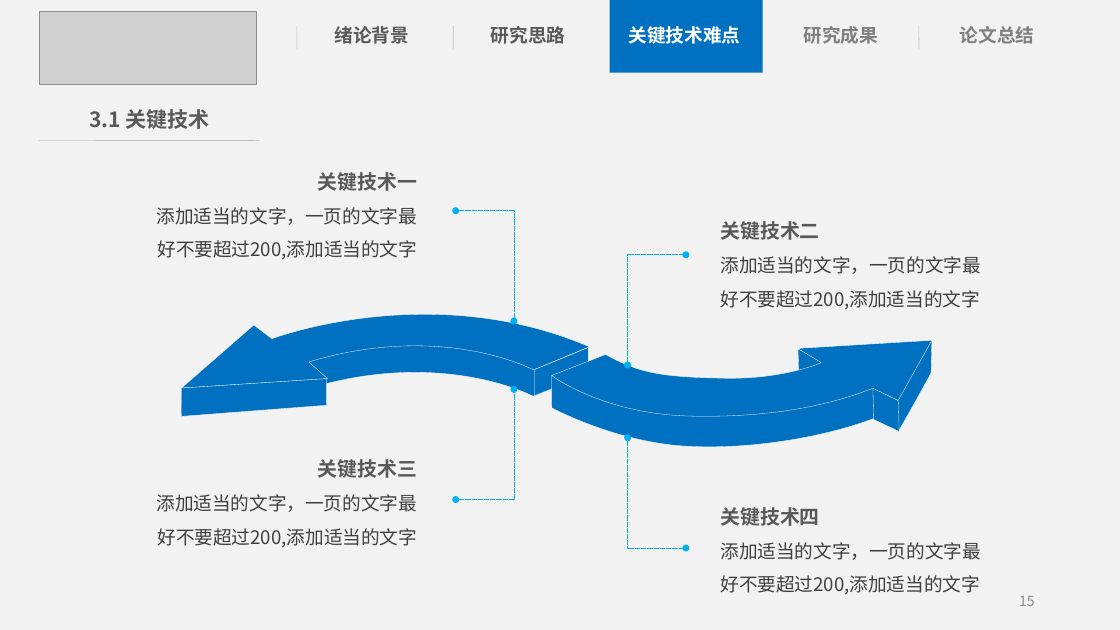
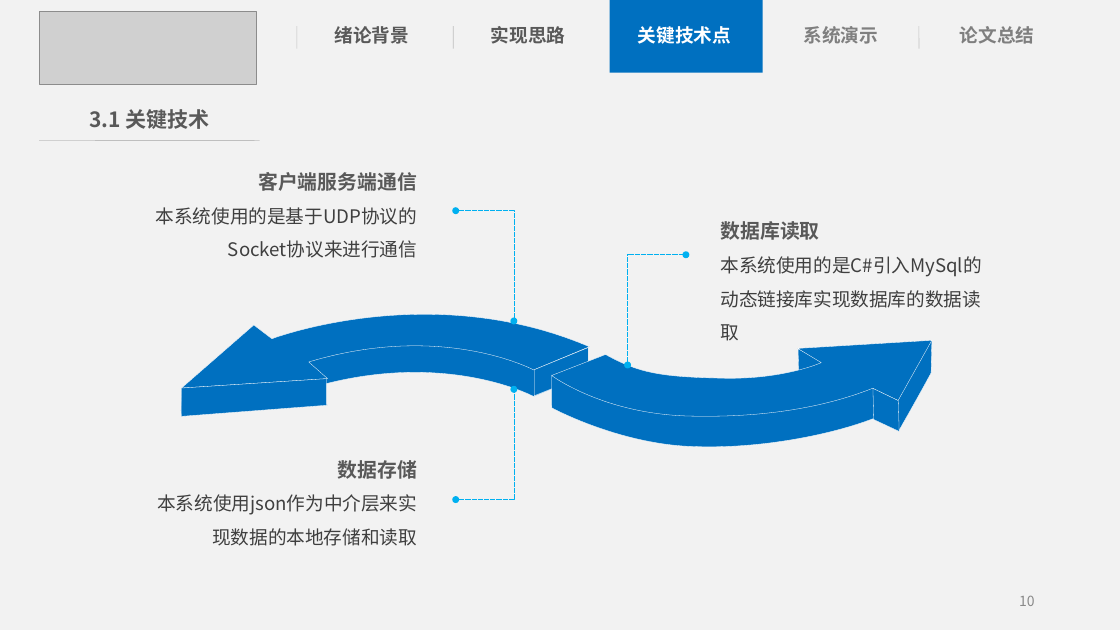
Before and after one commit to KIPKIPS/PocketCampusUnity, a slide deck: slide 10 of 基于Android的掌上校园APP开发答辩PPT.pptx (slide 15 before the commit). Drawn at 1120x630 pixels with LibreOffice and Linux fonts; fonts in the diff are those of the drawing; grey boxes stand for pictures. Boxes give left, top, right and bottom in pixels: in the first picture for what was removed or moved away, otherwise in the second. Text is boxed around its words. In the diff, an @@ line names an element or a change of style, - is before the commit and + after.

```diff
--- a/基于Android的掌上校园APP开发答辩PPT.pptx
+++ b/基于Android的掌上校园APP开发答辩PPT.pptx
@@ text at bbox=[491, 26, 565, 44]: text changed @@
-研究思路
+实现思路
@@ text at bbox=[638, 26, 731, 44]: text changed @@
-关键技术难点
+关键技术点
@@ text at bbox=[804, 26, 878, 44]: text changed @@
-研究成果
+系统演示
@@ text at bbox=[156, 172, 417, 225]: text changed @@
-关键技术一
-添加适当的文字，一页的文字最好不要超过200,添加适当的文字
+客户端服务端通信
+本系统使用的是基于UDP协议的Socket协议来进行通信
@@ text at bbox=[720, 221, 981, 277]: text changed @@
-关键技术二
-添加适当的文字，一页的文字最好不要超过200,添加适当的文字
+数据库读取
+本系统使用的是C#引入MySql的动态链接库实现数据库的数据读取
@@ freeform shape removed at bbox=[628, 438, 686, 548] @@
@@ text at bbox=[157, 460, 417, 515]: text changed @@
-关键技术三
-添加适当的文字，一页的文字最好不要超过200,添加适当的文字
+数据存储
+本系统使用json作为中介层来实现数据的本地存储和读取
@@ text removed at bbox=[720, 507, 980, 595] @@
-关键技术四
-添加适当的文字，一页的文字最好不要超过200,添加适当的文字
@@ page number at bbox=[1019, 596, 1035, 606]: text changed @@
-15
+10
```
Also in this commit, not shown: 10 other slides changed, 6 slides added, 19 slides removed.
